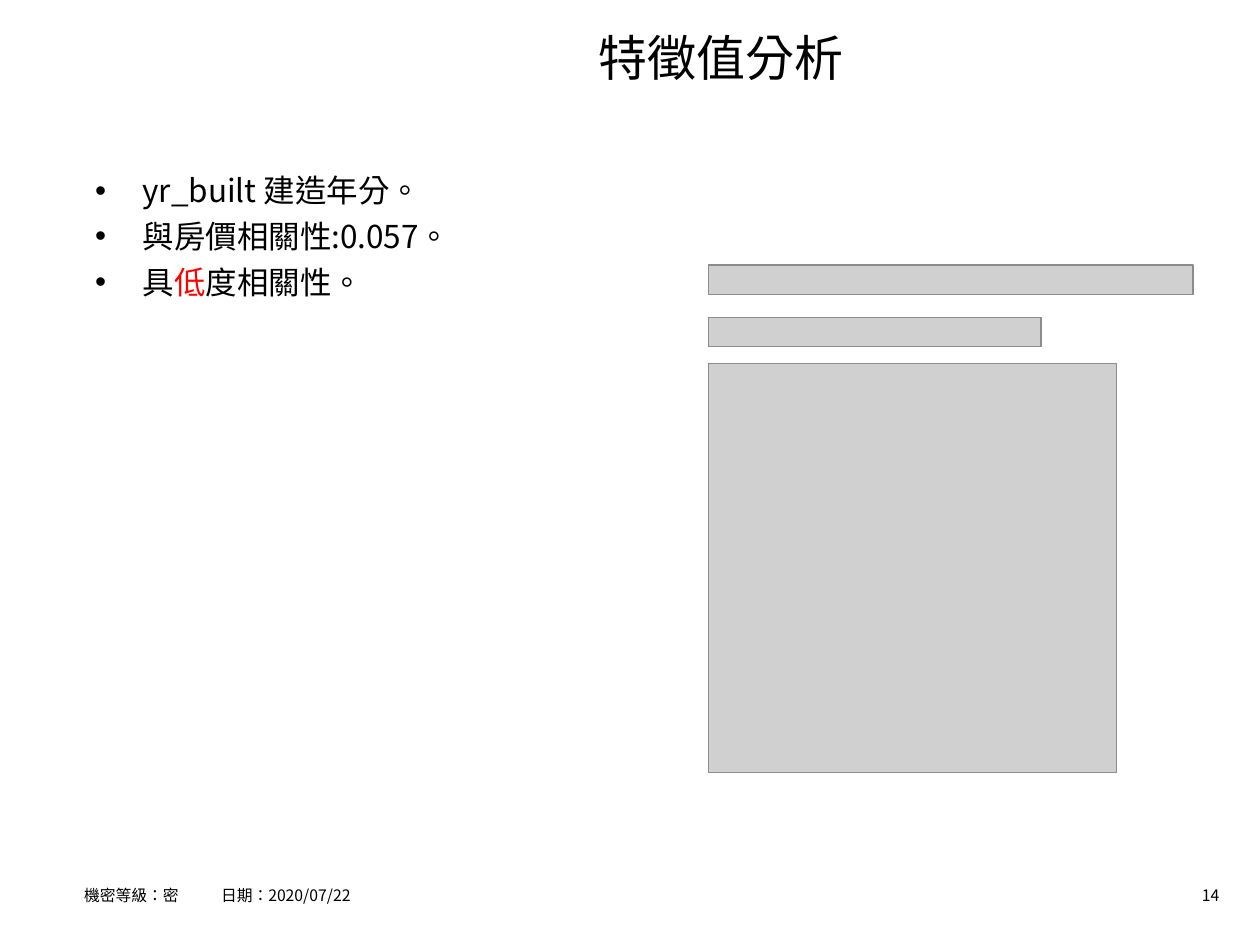
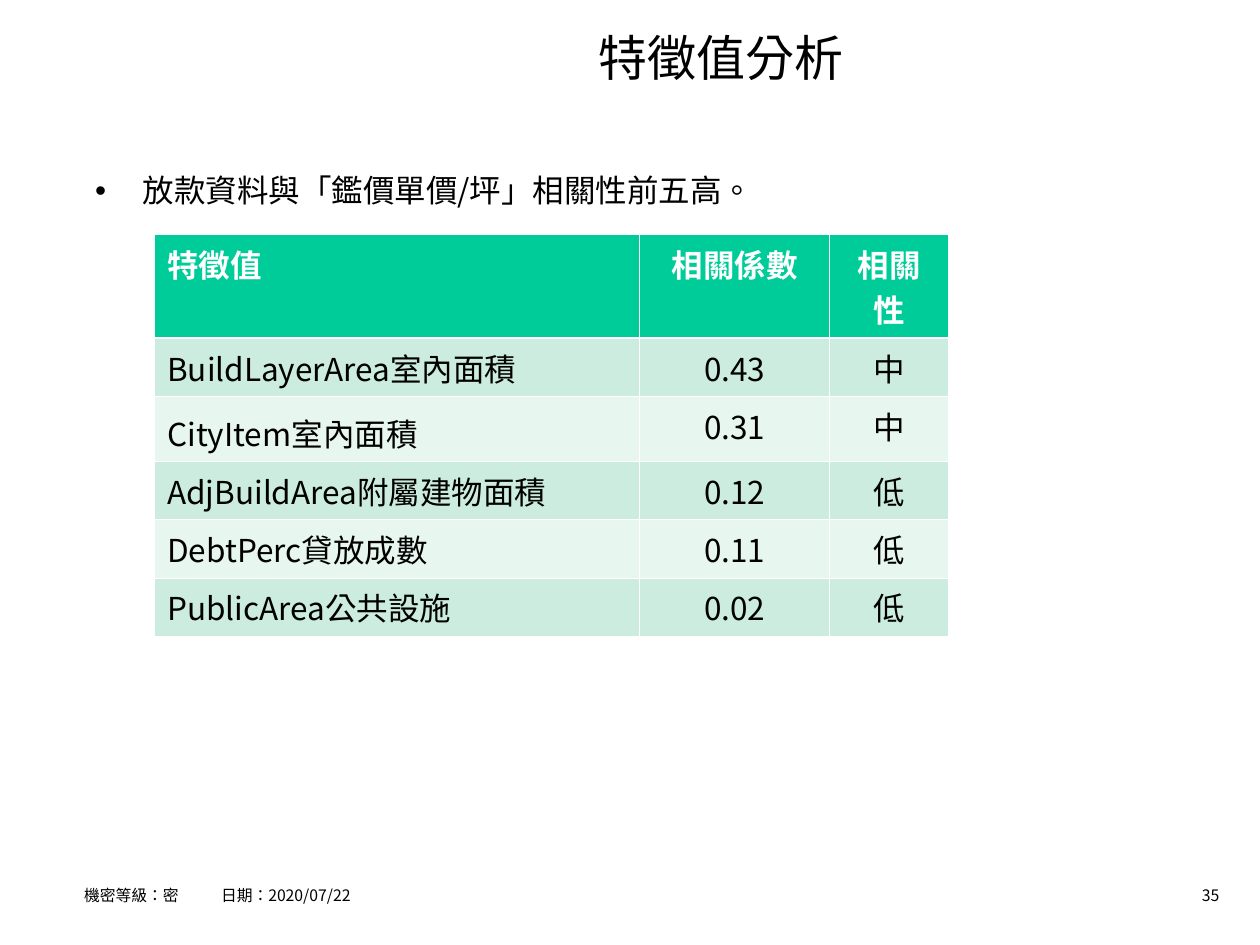
Before and after one commit to hrne/FINAL_REPORT, a slide deck: slide 35 of AI_Report/AI應用-不動產價格預測.ppt (slide 14 before the commit). Drawn at 1260x945 pixels with LibreOffice and Linux fonts; fonts in the diff are those of the drawing; grey boxes stand for pictures; background and template pictures are left out. Boxes give left, top, right and bottom in pixels: in the first picture for what was removed or moved away, otherwise in the second. Text is boxed around its words. In the diff, an @@ line names an element or a change of style, - is before the commit and + after.

```diff
--- a/AI_Report/AI應用-不動產價格預測.ppt
+++ b/AI_Report/AI應用-不動產價格預測.ppt
@@ text at (143,175,754,208): text changed @@
-• yr_built 建造年分。
-• 與房價相關性:0.057。
-• 具低度相關性。
+• 放款資料與「鑑價單價/坪」相關性前五高。
@@ table added at (155,234,949,627), 6 rows, 3 columns @@
+特徵值 | 相關係數 | 相關性
+BuildLayerArea室內面積 | 0.43 | 中
+CityItem室內面積 | 0.31 | 中
+AdjBuildArea附屬建物面積 | 0.12 | 低
+DebtPerc貸放成數 | 0.11 | 低
+PublicArea公共設施 | 0.02 | 低
@@ picture removed at (708,265,1193,294) @@
@@ picture removed at (709,318,1042,346) @@
@@ picture removed at (709,364,1118,772) @@
@@ page number at (1202,889,1219,901): text changed @@
-14
+35
```
Also in this commit, not shown: 15 other slides changed, 16 slides added, 9 slides removed, 14 other files.
